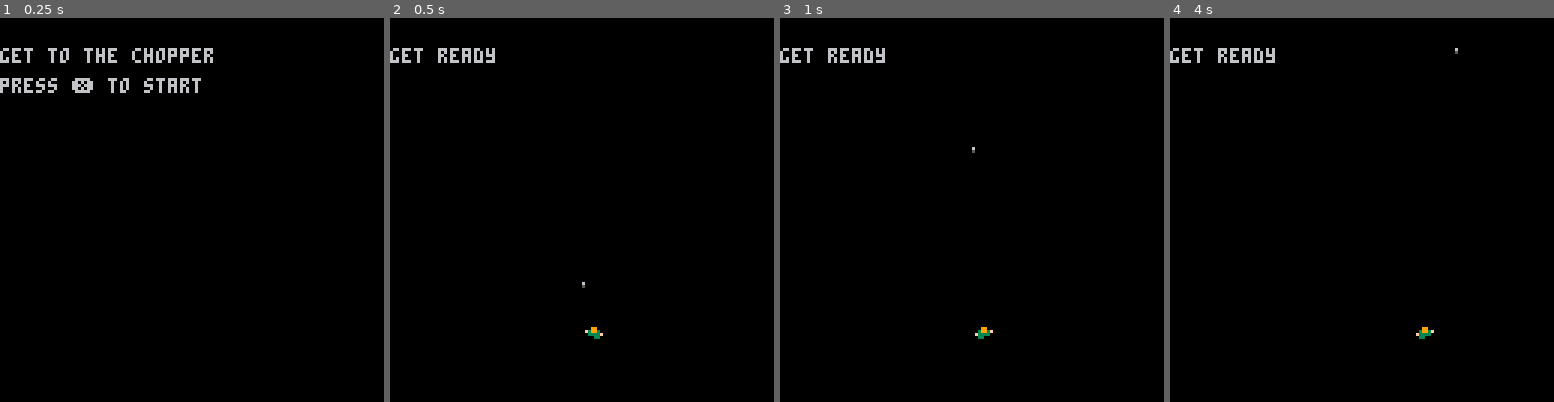
Above: before the commit, frames 1-4 (left to right).
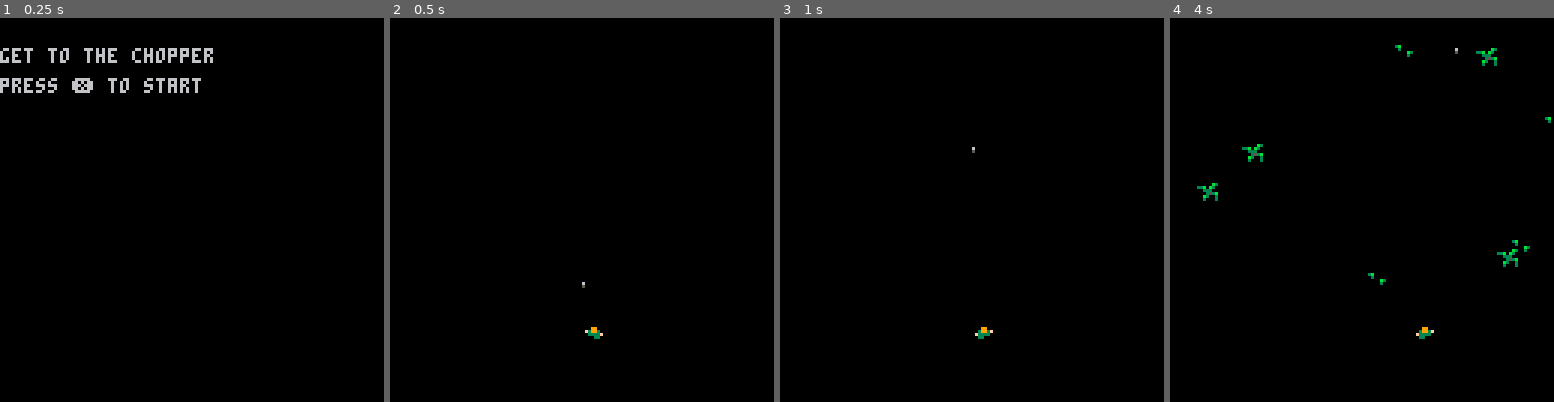
Above: after the commit, the same moments.

Repository: pond823/GetToTheChopper
Game: PICO-8 cartridge gettothechopper.p8
Same seed, same stepped clock (60 frames per second), same inputs: the game is played once before the commit and once after it.
Inputs:
- Up to frame 1 (0.25 s): no input
- Up to frame 2 (0.5 s): tap X (X key) at 0.33 s
- Up to frame 3 (1 s): no input
- Up to frame 4 (4 s): tap X (X key) at 1.07, 1.85, 2.97 s; hold Right 1.6-2.1 s; hold Right 2.47-3.03 s; hold Left 3.08-3.58 s

Frame 1 is identical in both runs. In frame 2, 0.5% of the frame differs, in the area x 0-28%, y 7-12%; in frame 3, 0.5%; in frame 4, 1.1%, in the area x 0-100%, y 7-70%.

Commit message:
Random scrolling terrain

Diff:
--- a/gettothechopper.p8
+++ b/gettothechopper.p8
@@ -12,6 +12,7 @@
 sprites = {}
 player = {}
 bullets = {}
+terrain = {}
 
 function _init()
 
@@ -41,6 +42,8 @@
 
 function update_game_screen()
   foreach(bullets, update_bullet)
+  foreach(terrain, scroll_terrain)
+
   if (btn(0)) then
     if (player.sprite.x>1) player.sprite.x-=1
   end
@@ -48,6 +51,11 @@
     if (player.sprite.x<128) player.sprite.x+=1
   end
   if (btnp(5)) shoot_gun()
+
+  add_random_terrain()
+
+
+
 end
 
 function update_bullet(bullet)
@@ -62,6 +70,21 @@
   log("Shoot_gun "..count(bullets).."-"..bullet.x.."/"..bullet.y)
 end
 
+function add_random_terrain()
+  type = rnd (30)+40
+
+  if (type >63 and type <66) then
+    t = new_sprite(rnd(128),0,5,{type},1,0,0)
+    add(terrain,t)
+  end
+end
+
+function scroll_terrain(item)
+  item.y+=1
+  if (item.y >128) del(terrain,item)
+end
+
+
 
 --
 -- draw functions
@@ -71,7 +94,6 @@
     print ("press ❎ to start", 0,20)
 end
 function draw_game_screen()
-  print ("get ready", 0,10)
   foreach(sprites, sprite_draw)
 end
 
